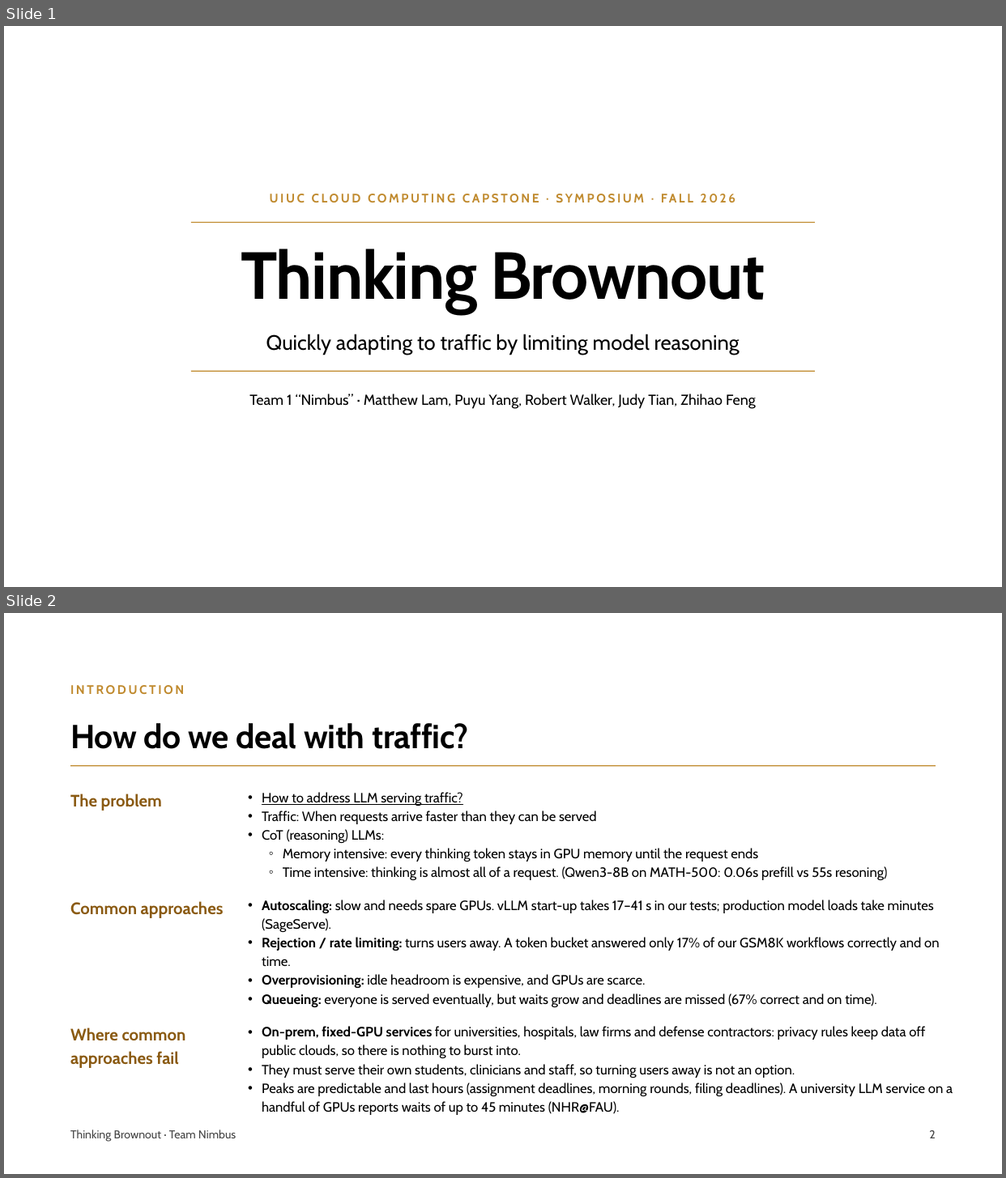
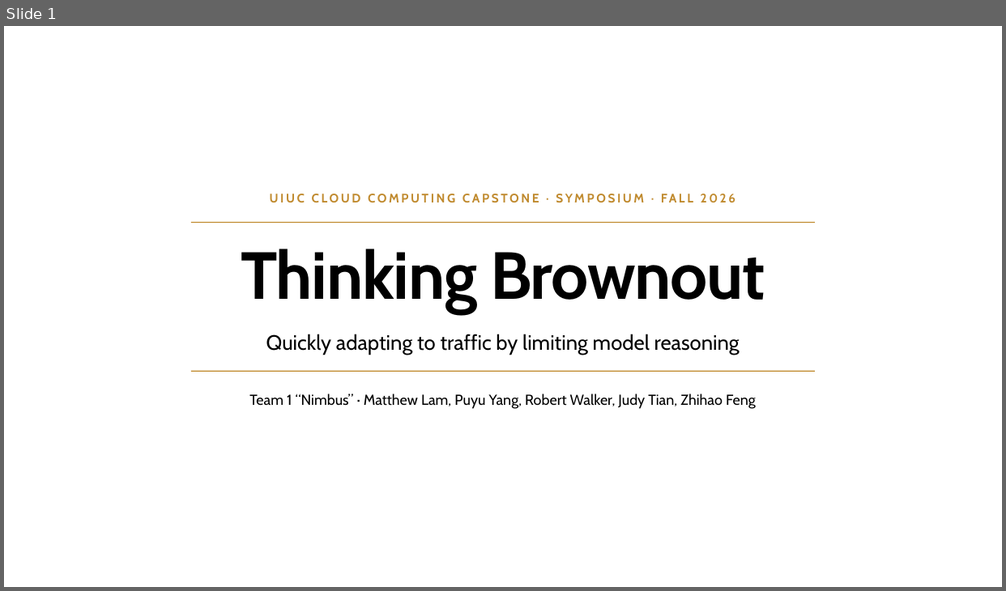
Before and after one commit to pyangyu/team1_nimbus_copy, a slide deck: Symposium Slides.pptx. Shown one above the other, each under a label of ours: slides 1 and 2 before the commit, slide 1 after it. The pictures are 1006x1178 and 1006x591 pixels, drawn with LibreOffice and Linux fonts; fonts in the diff are those of the drawing. Boxes give left, top, right and bottom in pixels: in the first picture for what was removed or moved away, otherwise in the second. Text is boxed around its words. In the diff, an @@ line names an element or a change of style, - is before the commit and + after.

Commit message:
Symposium Slides: on-prem framing, merged related work, key idea, new evaluation and conclusion

```diff
--- a/Symposium Slides.pptx
+++ b/Symposium Slides.pptx
@@ slide 2 removed at bbox=[4, 613, 1002, 1174], background #FFFFFF @@
@@ text removed at bbox=[70, 685, 184, 694] @@
-INTRODUCTION
@@ title removed at bbox=[70, 723, 469, 749] @@
-How do we deal with traffic?
@@ line removed from (70, 766) to (936, 766) @@
@@ text removed at bbox=[70, 794, 162, 811] @@
-The problem
@@ text removed at bbox=[262, 792, 888, 880] @@
-• How to address LLM serving traffic?
-• Traffic: When requests arrive faster than they can be served
-• CoT (reasoning) LLMs:
-  ◦ Memory intensive: every thinking token stays in GPU memory until the request ends
-  ◦ Time intensive: thinking is almost all of a request. (Qwen3-8B on MATH-500: 0.06s prefill vs 55s resoning)
@@ text removed at bbox=[70, 901, 224, 918] @@
-Common approaches
@@ text removed at bbox=[262, 900, 940, 1007] @@
-• Autoscaling: slow and needs spare GPUs. vLLM start-up takes 17–41 s in our tests; production model loads take minutes (SageServe).
-• Rejection / rate limiting: turns users away. A token bucket answered only 17% of our GSM8K workflows correctly and on time.
-• Overprovisioning: idle headroom is expensive, and GPUs are scarce.
-• Queueing: everyone is served eventually, but waits grow and deadlines are missed (67% correct and on time).
@@ text removed at bbox=[70, 1028, 186, 1068] @@
-Where common approaches fail
@@ text removed at bbox=[262, 1026, 953, 1115] @@
-• On-prem, fixed-GPU services for universities, hospitals, law firms and defense contractors: privacy rules keep data off public clouds, so there is nothing to burst into.
-• They must serve their own students, clinicians and staff, so turning users away is not an option.
-• Peaks are predictable and last hours (assignment deadlines, morning rounds, filing deadlines). A university LLM service on a handful of GPUs reports waits of up to 45 minutes (NHR@FAU).
@@ text removed at bbox=[70, 1130, 236, 1141] @@
-Thinking Brownout · Team Nimbus
@@ text removed at bbox=[929, 1131, 935, 1139] @@
-2
```
Also in this commit, not shown: 3 slides changed, 5 slides added, 2 other slides removed.
